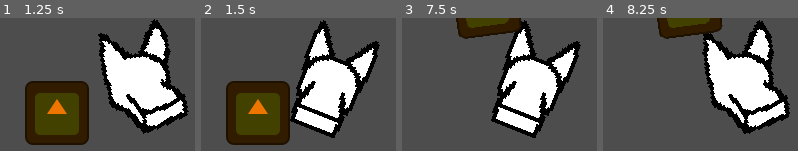
Above: before the commit, frames 1-4 (left to right).
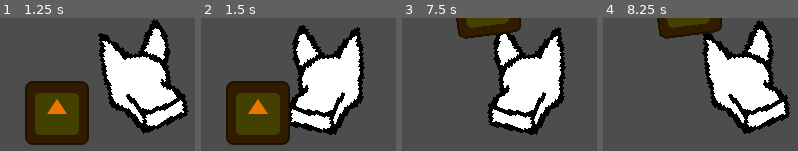
Above: after the commit, the same moments.

Repository: kennethbchen/RGHRGHRGH-Game
Game: Godot game, scene res://scenes/game.tscn
Two runs of this game, one before a commit and one after it. Both use one fixed random seed, a clock stepped at 60 frames per second and the inputs below. The engine's default icon, where the game draws it, is replaced by a stand-in: a white triangle on a blue panel in a dark square.
Inputs (mouse positions are in pixels of both pictures, inside the frame that each line leads up to):
- Up to frame 1 (1.25 s): tap Enter at 0.5 s; move the mouse to (outside the picture) at 0.52 s; press the mouse at (outside the picture) at 0.53 s
- Up to frame 2 (1.5 s): tap Space at 1.25 s; move the mouse to (outside the picture) at 1.27 s; release the mouse at (outside the picture) at 1.28 s; click (outside the picture) at 1.35 s
- Up to frame 3 (7.5 s): tap Enter at 2, 3.5 s; move the mouse to (outside the picture) at 2.02 s; press the mouse at (outside the picture) at 2.03 s; tap Space at 2.75, 4.25 s; move the mouse to (outside the picture) at 2.77 s; release the mouse at (outside the picture) at 2.78 s; click (outside the picture) at 2.85 s; move the mouse to (outside the picture) at 3.52 s; press the mouse at (outside the picture) at 3.53 s; move the mouse to (outside the picture) at 4.27 s; release the mouse at (outside the picture) at 4.28 s; click (outside the picture) at 4.35 s; move the mouse to (outside the picture) at 5.02 s; press the mouse at (outside the picture) at 5.03 s; move the mouse to (outside the picture) at 5.77 s; release the mouse at (outside the picture) at 5.78 s; click (outside the picture) at 5.85 s; move the mouse to (outside the picture) at 6.52 s; press the mouse at (outside the picture) at 6.53 s; move the mouse to (outside the picture) at 7.27 s; release the mouse at (outside the picture) at 7.28 s; click (outside the picture) at 7.35 s
- Up to frame 4 (8.25 s): move the mouse to (outside the picture) at 8.02 s; press the mouse at (outside the picture) at 8.03 s

Frame 1 is identical in both runs. In frame 2, 13% of the frame differs, in the area x 45-92%, y 1-91%; in frame 3, 13%; in frame 4, nothing differs.

Commit message:
Implemented setting angle thresholds for head sprites individually but it still doesn't look that good

Diff:
--- a/scenes/game.tscn
+++ b/scenes/game.tscn
@@ -27,6 +27,7 @@
 texture = ExtResource("3_pl4da")
 script = ExtResource("4_gfmcx")
 sprite_atlas = ExtResource("3_pl4da")
+sprite_angle_thresholds = Array[float]([0.0, 10.0, 65.0, 80.0])
 
 [node name="AimSystem2D" type="Node2D" parent="Player"]
 script = ExtResource("4_crl8y")
--- a/scripts/sprite_head_controller.gd
+++ b/scripts/sprite_head_controller.gd
@@ -1,6 +1,8 @@
 extends Sprite2D
 
 @export var sprite_atlas: AtlasTexture
+
+@export var sprite_angle_thresholds: Array[float] = []
 
 var sprite_size: int = 64
 var num_sprites: int = 4
@@ -25,16 +27,16 @@
 
 func set_sprite_from_rotation(rot_degrees: float) -> void:
 
-	var from = center_angle_degrees
-	var to = from + angle_extents_degrees
+	var chosen_index: int = 0
 
-	var ind: int = abs(inverse_lerp(from, to, rot_degrees) * (num_sprites - 1))
-	ind = clamp(ind, -num_sprites - 1, num_sprites - 1)
-	sprite_atlas.region.position = Vector2(ind * sprite_size, 0)
+	# Go through the list of angles in reverse order
+	# Find the first angle that rot_degrees is greater than
+	# That index is the index of the sprite atlas we should use
+	for i in range(sprite_angle_thresholds.size() - 1, -1, -1):
+		if abs(rot_degrees) >= sprite_angle_thresholds[i]:
+			chosen_index = i
+			break
 
-	print(ind)
-	var flip: bool = rot_degrees >= 0
+	sprite_atlas.region.position = Vector2(chosen_index * sprite_size, 0)
 
-	flip_h = flip
-
-	#global_rotation_degrees = clamp(rot_degrees, rot_degrees - angle_extents_degrees, rot_degrees + angle_extents_degrees )
+	flip_h = rot_degrees >= 0
